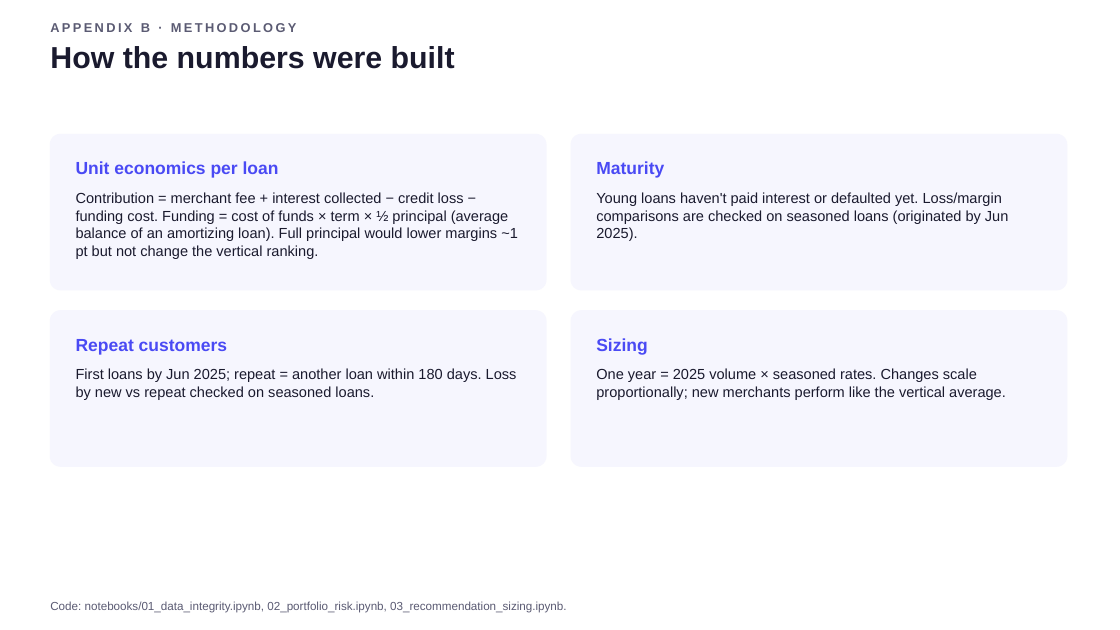
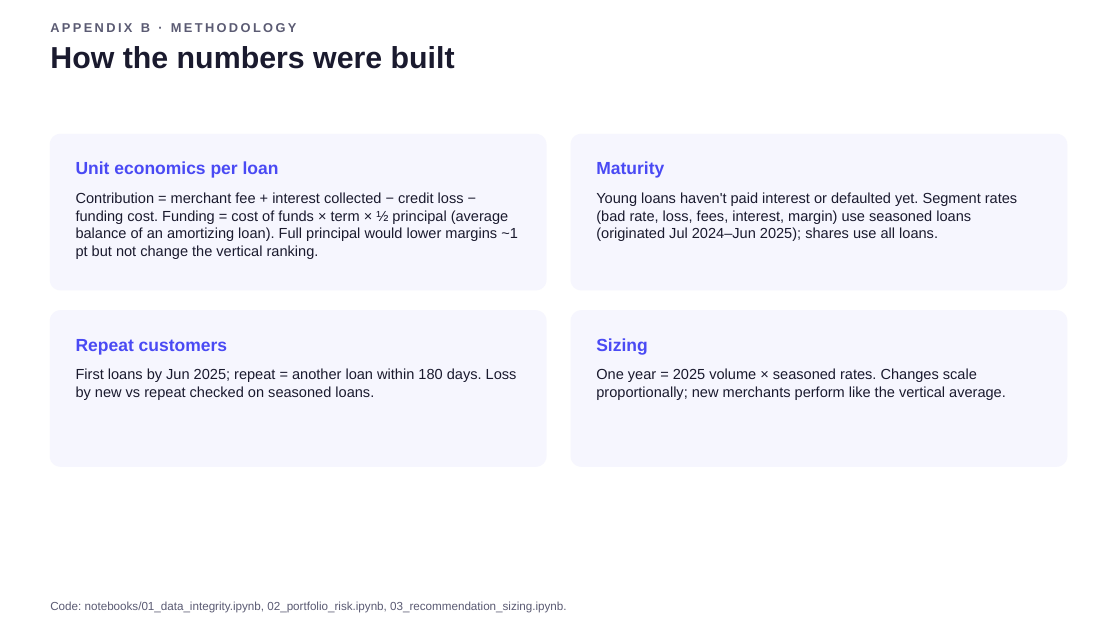
Before and after one commit to BrittanyZ919/Affirm-take-home-assignment, a slide deck: slide 9 of deck/portfolio_recommendation.pptx. Drawn at 1120x630 pixels with LibreOffice and Linux fonts; fonts in the diff are those of the drawing. Boxes give left, top, right and bottom in pixels: in the first picture for what was removed or moved away, otherwise in the second. Text is boxed around its words. In the diff, an @@ line names an element or a change of style, - is before the commit and + after.

```diff
--- a/deck/portfolio_recommendation.pptx
+++ b/deck/portfolio_recommendation.pptx
@@ text at (596, 192, 1017, 241): text changed @@
-Young loans haven't paid interest or defaulted yet. Loss/margin comparisons are checked on seasoned loans (originated by Jun 2025).
+Young loans haven't paid interest or defaulted yet. Segment rates (bad rate, loss, fees, interest, margin) use seasoned loans (originated Jul 2024–Jun 2025); shares use all loans.
```
Also in this commit, not shown: 5 other slides changed.
